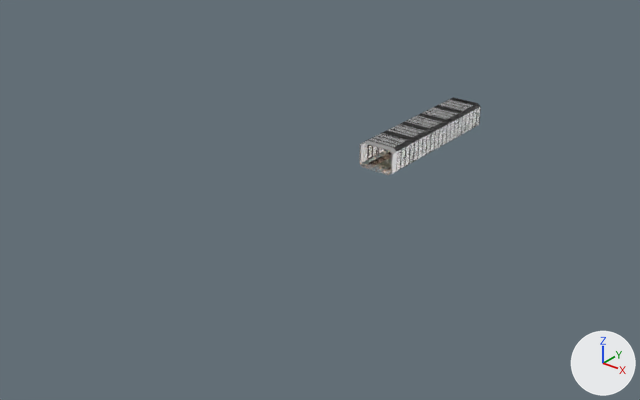
Renders of the Blender file hallway-front.blend from each side of a commit.
Both versions are drawn from a camera (50 mm lens) standing at (34.2, -55.8, 25.6) and looking at (-2.0, -10.6, -2.5). Arrows for +X, +Y and +Z are at lower right; the lights stay in place.

Names of what the first picture shows: 'Base', 'Brackets', 'Wireframe'.
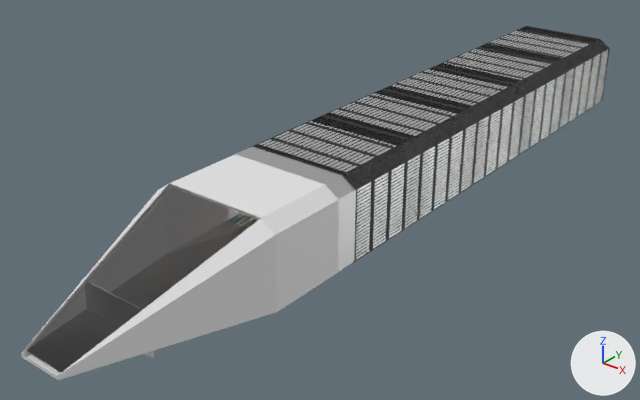
What changed in the scene script:
```text
Add mat_material_005:
    mat_material_005 = bpy.data.materials.new('Material.005')
    # nodes: BsdfGlass, OutputMaterial, TexCoord
    # colours: white #e7e7e7
Add mat_material:
    mat_material = principled_material('Material')
    mat_material.base_color = (0.8, 0.8, 0.8)  # white #e7e7e7
Add me_cube_006:
    me_cube_006.from_pydata(...)  # 4 vertices, 1 face; spans x -0.75..0.75, y -4.59..-0.75, z -0.37..0.93
    me_cube_006.materials.append(mat_material_005)
Add me_plane_001:
    me_plane_001.from_pydata([(-1.0, -1.0, 0.0), (1.0, -1.0, 0.0), (-1.0, 1.0, 0.0), (1.0, 1.0, 0.0)], [], [(0, 1, 3, 2)])
Add me_cube_001:
    me_cube_001.from_pydata(...)  # 40 vertices, 40 faces; spans x -1.0..1.0, y -4.7..1.0, z -1.0..1.0
    me_cube_001.materials.append(mat_material)  # white #e7e7e7
Change ob_base:
    ob_base.location: (0.0, 0.0, 0.0) -> (0.62, 3.13, 0.12)
    ob_base.scale: (1.47, 6.08, 1.0) -> (4.72, 19.5, 3.2)
Change ob_brackets:
    ob_brackets.location: (0.0, 5.74, 0.0) -> (0.62, 21.52, 0.12)
    ob_brackets.scale: (1.47, 0.343, 1.0) -> (4.72, 1.1, 3.2)
Change ob_wireframe:
    ob_wireframe.location: (0.0, 0.0, 0.0) -> (0.62, 3.13, 0.12)
    ob_wireframe.scale: (1.47, 6.08, 1.0) -> (4.72, 19.5, 3.2)
Add ob_window:
    ob_window = bpy.data.objects.new('Window', me_cube_006)
    ob_window.location = (0.62, -21.24, 0.1)
    ob_window.scale = (4.73, 3.2, 3.2)
Add ob_plane:
    ob_plane = bpy.data.objects.new('Plane', me_plane_001)
    ob_plane.location = (0.59, -31.26, -0.9)
    ob_plane.rotation_euler = (1.571, 0.0, 0.0)  # degrees (90, 0, 0)
    ob_plane.scale = (2.76, 1.43, 2.71)
Add ob_cockpit:
    ob_cockpit = bpy.data.objects.new('Cockpit', me_cube_001)
    ob_cockpit.location = (0.62, -21.24, 0.1)
    ob_cockpit.scale = (4.73, 3.2, 3.2)
```

Pixel boxes (x1, y1, x2, y2) of what changed, in the pictures (640 x 400 px):
'Cockpit', added
    after: (21, 154, 339, 380)
'Wireframe', moved, rescaled (205% wider, 216% taller)
    before: (364, 97, 481, 171)
    after: (251, 26, 610, 262)
'Base', moved, rescaled (210% wider, 221% taller)
    before: (366, 98, 480, 170)
    after: (253, 27, 608, 260)
'Window', added
    after: (27, 187, 258, 372)
'Brackets', moved, rescaled (207% wider, 214% taller)
    before: (359, 98, 480, 175)
    after: (236, 28, 609, 272)
'Plane', added
    after: (82, 279, 154, 359)
